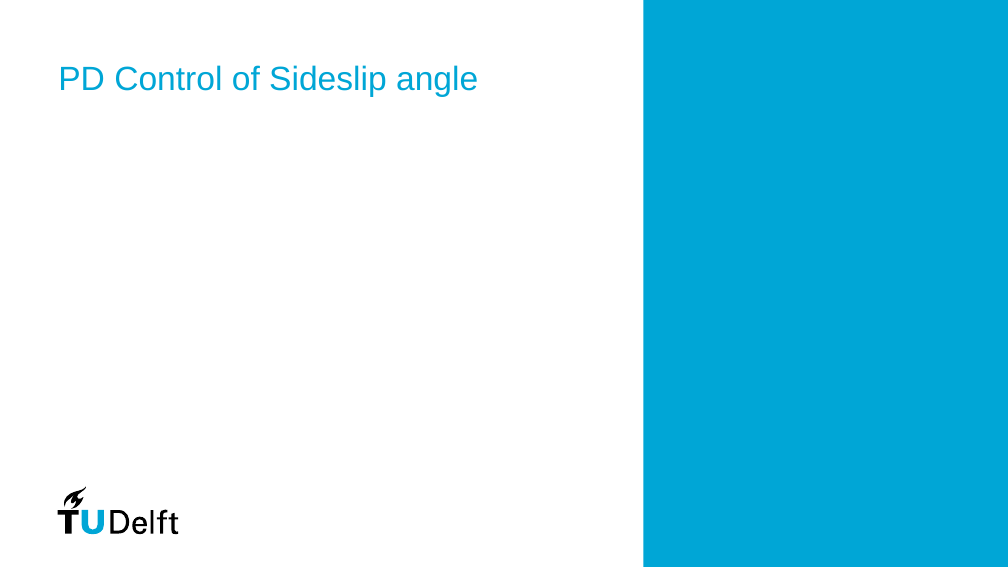
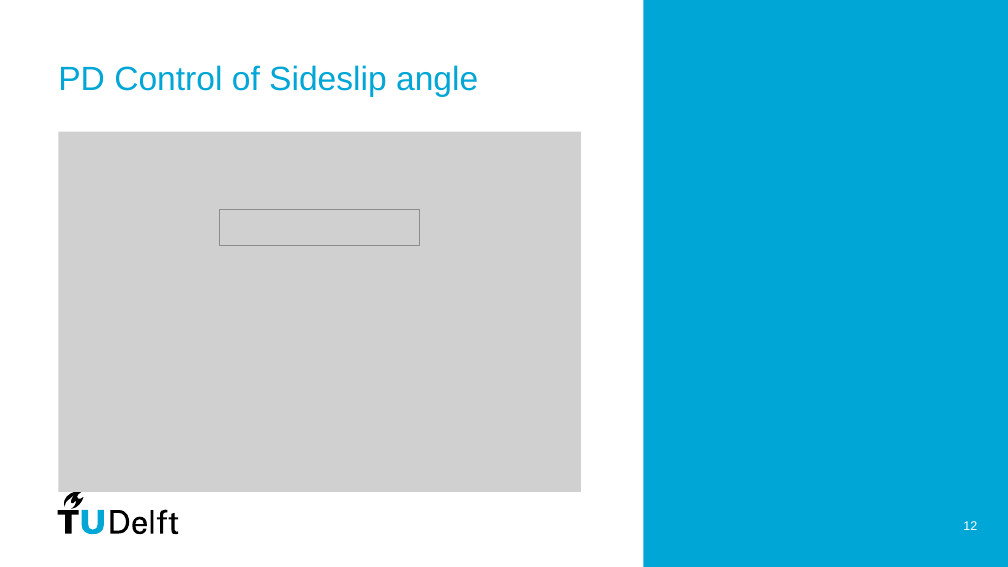
Before and after one commit to PavanPrasad-HG/Vehicle-Dynamics-Control, a slide deck: slide 12 of Group Presentation.pptx. Drawn at 1008x567 pixels with LibreOffice and Linux fonts; fonts in the diff are those of the drawing; grey boxes stand for pictures. Boxes give left, top, right and bottom in pixels: in the first picture for what was removed or moved away, otherwise in the second. Text is boxed around its words. In the diff, an @@ line names an element or a change of style, - is before the commit and + after.

```diff
--- a/Group Presentation.pptx
+++ b/Group Presentation.pptx
@@ picture added at (x1=58, y1=132, x2=581, y2=492) @@
@@ picture added at (x1=219, y1=209, x2=420, y2=245) @@
@@ page number added at (x1=963, y1=521, x2=977, y2=530), 12 pt, text #FFFFFF @@
+12
```
Also in this commit, not shown: 10 other slides changed, 2 slides added, 2 slides removed, 1 other file.
